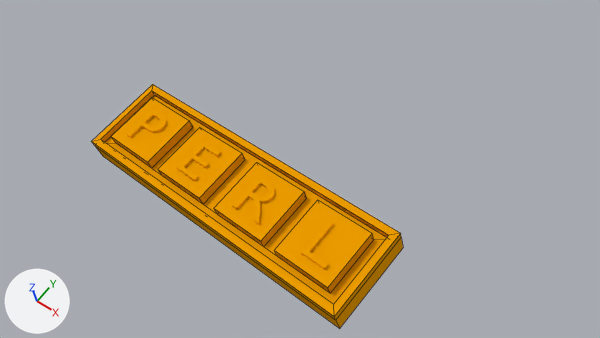
The Blender file Perl_conference_gadget.blend as it was, and as the next commit left it.
Both versions are drawn from the file's camera 'Camera'. The axes (+X, +Y, +Z) are drawn at lower left. The lights are the same throughout. Mesh edges are drawn as thin lines on the coarser meshes. The same objects are shown in both versions, whatever each file hides.

The older version as bpy lines, for what is in view:
```python
me_cube_001 = bpy.data.meshes.new('Cube.001')
me_cube_001.from_pydata(...)  # 52 vertices, 39 faces; spans x -1.0..1.0, y -1.0..1.0, z -0.22..0.48
me_cube_001.materials.append(mat_svgmat_004)  # orange #eb9c00
me_mesh_006 = bpy.data.meshes.new('Mesh.006')
me_mesh_006.from_pydata(...)  # 336 vertices, 496 faces; spans x 2.07..6.05, y 3.0..3.68, z -0.03..0.1
me_mesh_006.materials.append(mat_svgmat_004)  # orange #eb9c00
ob_cube = bpy.data.objects.new('Cube', me_cube_001)
ob_cube.location = (0.0, 0.69, 0.36)
ob_cube.scale = (2.48, 0.683, 0.671)
ob_text_001 = bpy.data.objects.new('Text.001', me_mesh_006)
ob_text_001.location = (-4.05, -2.09, 0.63)
ob_text_001.scale = (1.01, 0.829, 1.01)
```
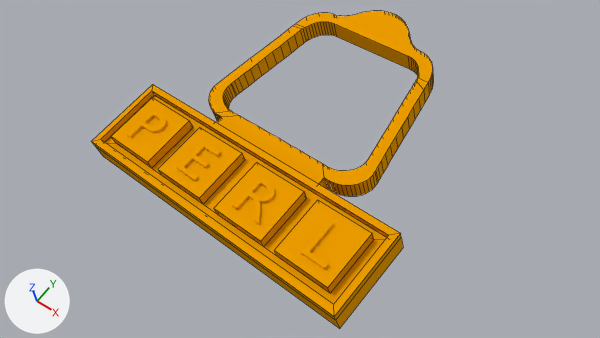
Changed parts and their boxes (x1, y1, x2, y2) in the pictures (600 x 338 px):
'Cube', reshaped (10% wider, 30% taller): before (91, 84, 403, 329); after (91, 11, 433, 329)
part 1 of me_cube_001, added (orange): after (208, 11, 433, 196)

What the commit changed:
me_cube_001 is used by ob_cube; location (0.0, 0.69, 0.36); scale (2.48, 0.683, 0.671).
me_cube_001 had 52 vertices, 39 faces and spanned x -1.0..1.0, y -1.0..1.0, z -0.22..0.48.
me_cube_001 now has 566 vertices, 310 faces and spans x -1.0..1.0, y -1.0..5.79, z -0.22..0.48.
me_cube_001 part 1: 514 vertices added at x -0.65..0.64, y 1.0..5.79, z -0.22..0.22.
